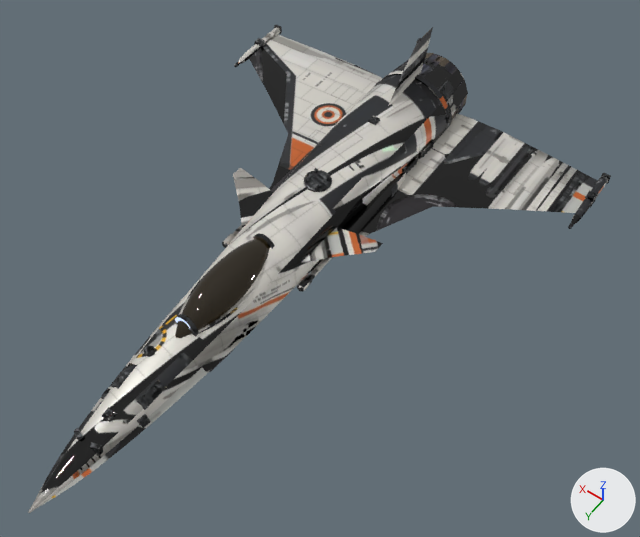
Two versions of the glTF model fun/meteora/assets/models/swift.glb, one commit apart.
Both versions are drawn from a 50 mm camera at (-5.55, 6.56, 10.59) aimed at (-0.79, -0.11, 0.11). Every picture has the same lights, and +X, +Y and +Z are marked at lower right. The picture after the commit comes second. Vertices at exactly the same position are counted once.

Before the edit, the objects in view are built like this:
```python
me_glass = bpy.data.meshes.new('glass')
me_glass.from_pydata(...)  # 169 vertices, 312 faces; spans x -0.33..0.33, y 0.02..2.22, z 0.29..0.78
me_glass.materials.append(mat_sw_glass)  # black #1f1910
me_hull = bpy.data.meshes.new('hull')
me_hull.from_pydata(...)  # 3905 vertices, 7348 faces; spans x -3.51..3.51, y -4.87..5.07, z -0.86..1.52
me_hull.materials.append(mat_swift)
ob_glass = bpy.data.objects.new('glass', me_glass)
ob_glass.location = (0.0, 0.0, 0.0)
ob_hull = bpy.data.objects.new('hull', me_hull)
ob_hull.location = (0.0, 0.0, 0.0)
```
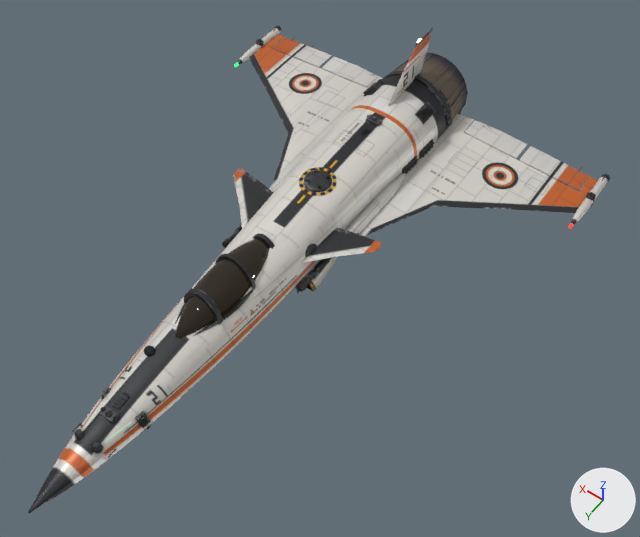
The change, as a diff of the scene's bpy script:
```diff
--- a/fun/meteora/assets/models/swift.glb.py
+++ b/fun/meteora/assets/models/swift.glb.py
@@ me_hull @@
 # used by ob_hull; location = (0.0, 0.0, 0.0)
-me_hull.from_pydata(...)  # 3905 vertices, 7348 faces; spans x -3.51..3.51, y -4.87..5.07, z -0.86..1.52
+me_hull.from_pydata(...)  # 5430 vertices, 9798 faces; spans x -3.49..3.49, y -4.87..5.07, z -0.86..1.52
+# me_hull part 1: the loose piece of 60 vertices spanning x -0.24..0.24, y 0.19..0.25, z 0.31..0.62 is copied, and the copy is scaled about its middle by (1.4, 1.21, 1.46), then moved by (0.0, 1.4, 0.09); it spans x -0.33..0.33, y 1.58..1.66, z 0.32..0.77
+# me_hull part 2: 35 loose pieces with 428 vertices, spanning x -3.51..3.51, y -4.65..4.03, z -0.72..0.74, are deleted
+# me_hull part 3: 107 vertices moved from x -3.39..3.39, y -4.38..0.65, z -0.17..1.5 to x -3.39..3.2, y -4.32..0.63, z -0.17..1.5; 376 vertices removed from x -3.39..3.39, y -4.47..2.12, z -0.55..1.5; 2150 vertices added at x -3.42..3.42, y -4.76..3.97, z -0.66..1.5
+# me_hull part 4: 5537 kept faces spanning x -3.49..3.49, y -4.87..5.07, z -0.86..1.52 get new texture (UV) coordinates
+# other edits to the shape of me_hull do not show in these pictures
 me_hull.materials.append(mat_swift)
@@ me_hull_1 @@
+me_hull_1.from_pydata(...)  # 1568 vertices, 2182 faces; spans x -3.5..3.5, y -4.65..4.03, z -0.74..0.75
+me_hull_1.materials.append(mat_swift)
@@ ob_hull_1 @@
+ob_hull_1 = bpy.data.objects.new('hull_1', me_hull_1)
+ob_hull_1.location = (0.0, 0.0, 0.0)
```

Boxes (x1, y1, x2, y2) around the edits, measured in the pictures (640 x 537 px):
'hull', reshaped: before (28, 25, 611, 513); after (28, 25, 608, 513)
'hull_1', added: after (74, 26, 610, 453)
part 1 of me_hull, added: after (184, 288, 223, 325)
part 2 of me_hull, deleted: before (74, 25, 611, 455)
part 3 of me_hull, built on: before (209, 27, 598, 372); after (80, 25, 606, 458)
part 4 of me_hull, surface changed: (28, 28, 608, 513) in both
